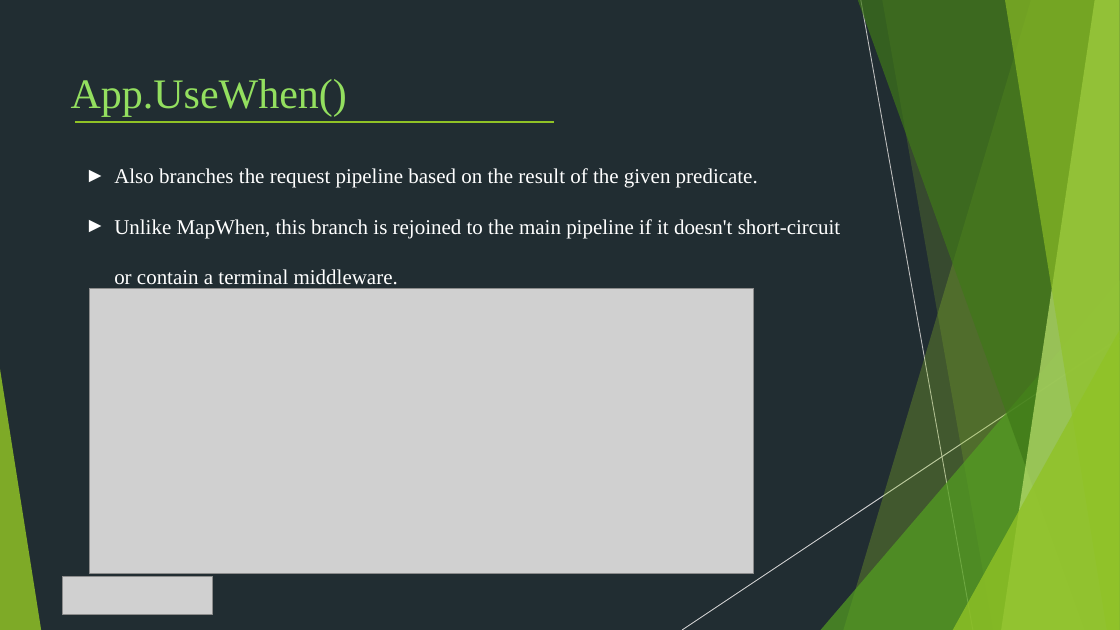
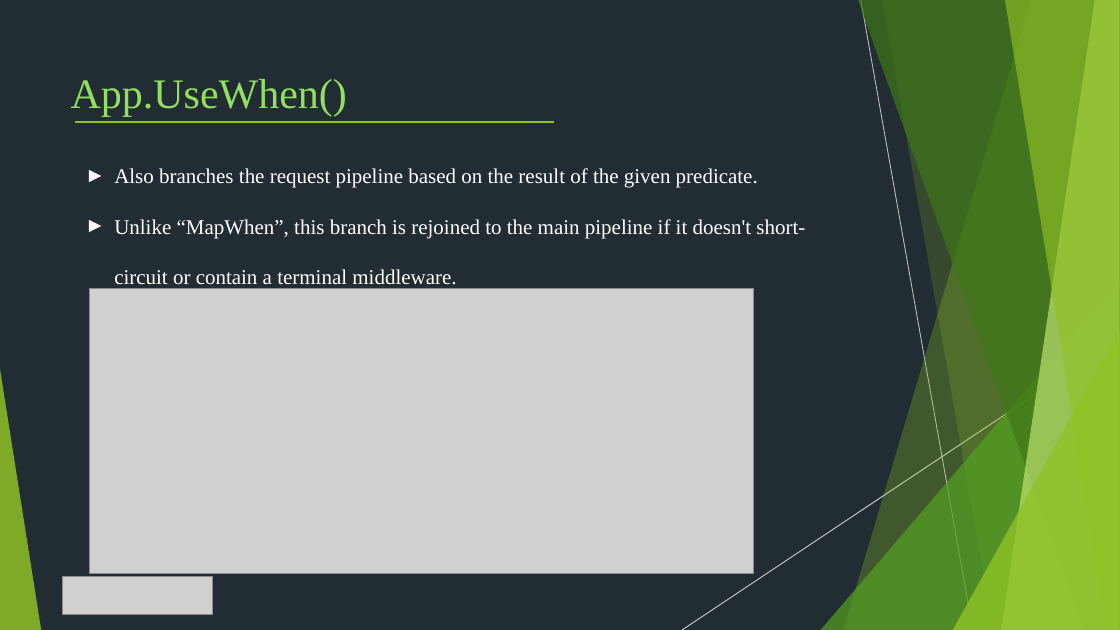
Before and after one commit to Chien-Do/Middleware-Filter, a slide deck: slide 13 of Middleware/Middleware.pptx. Drawn at 1120x630 pixels with LibreOffice and Linux fonts; fonts in the diff are those of the drawing; grey boxes stand for pictures. Boxes give left, top, right and bottom in pixels: in the first picture for what was removed or moved away, otherwise in the second. Text is boxed around its words. In the diff, an @@ line names an element or a change of style, - is before the commit and + after.

Commit message:
Update code for middleware

```diff
--- a/Middleware/Middleware.pptx
+++ b/Middleware/Middleware.pptx
@@ text at [114,219,805,289]: text changed @@
-► Unlike MapWhen, this branch is rejoined to the main pipeline if it doesn't short-circuit or contain a terminal middleware.
+► Unlike “MapWhen”, this branch is rejoined to the main pipeline if it doesn't short-circuit or contain a terminal middleware.
```
Also in this commit, not shown: 3 other slides changed, 3 slides added, 2 slides removed, 6 other files.
